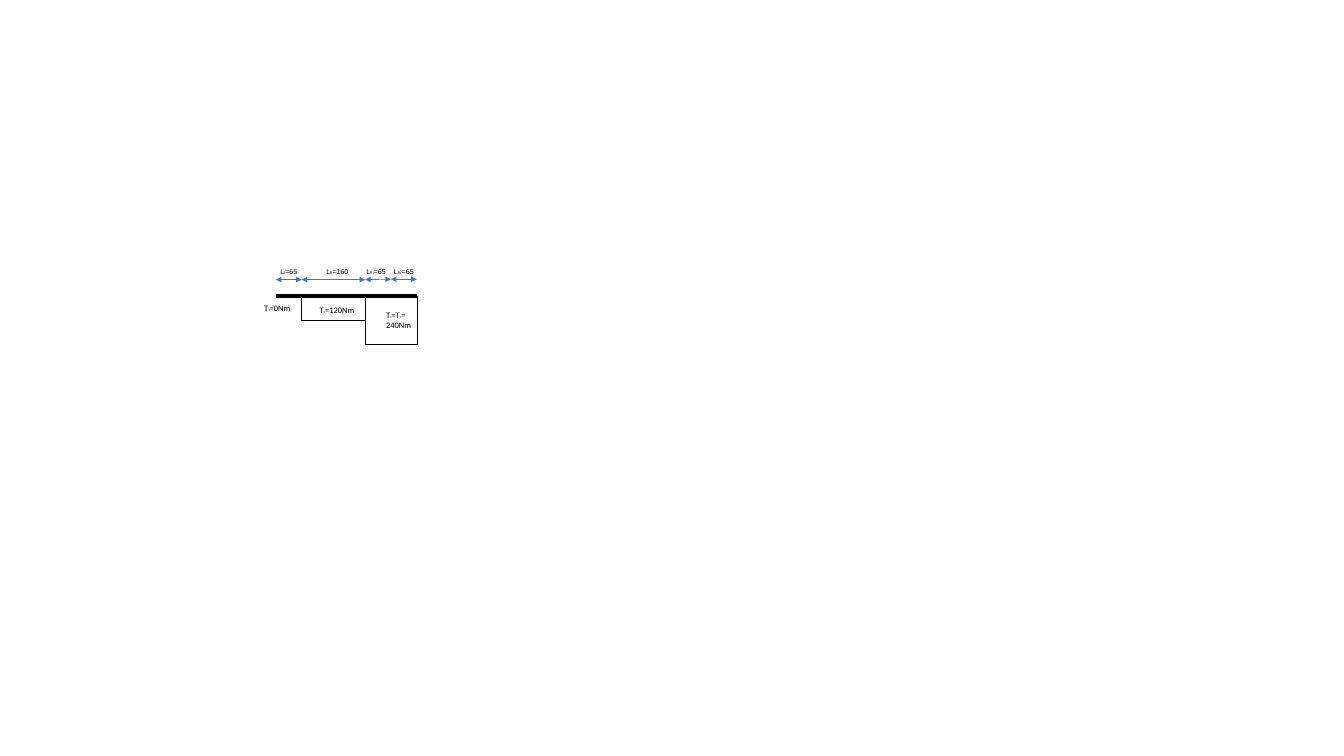
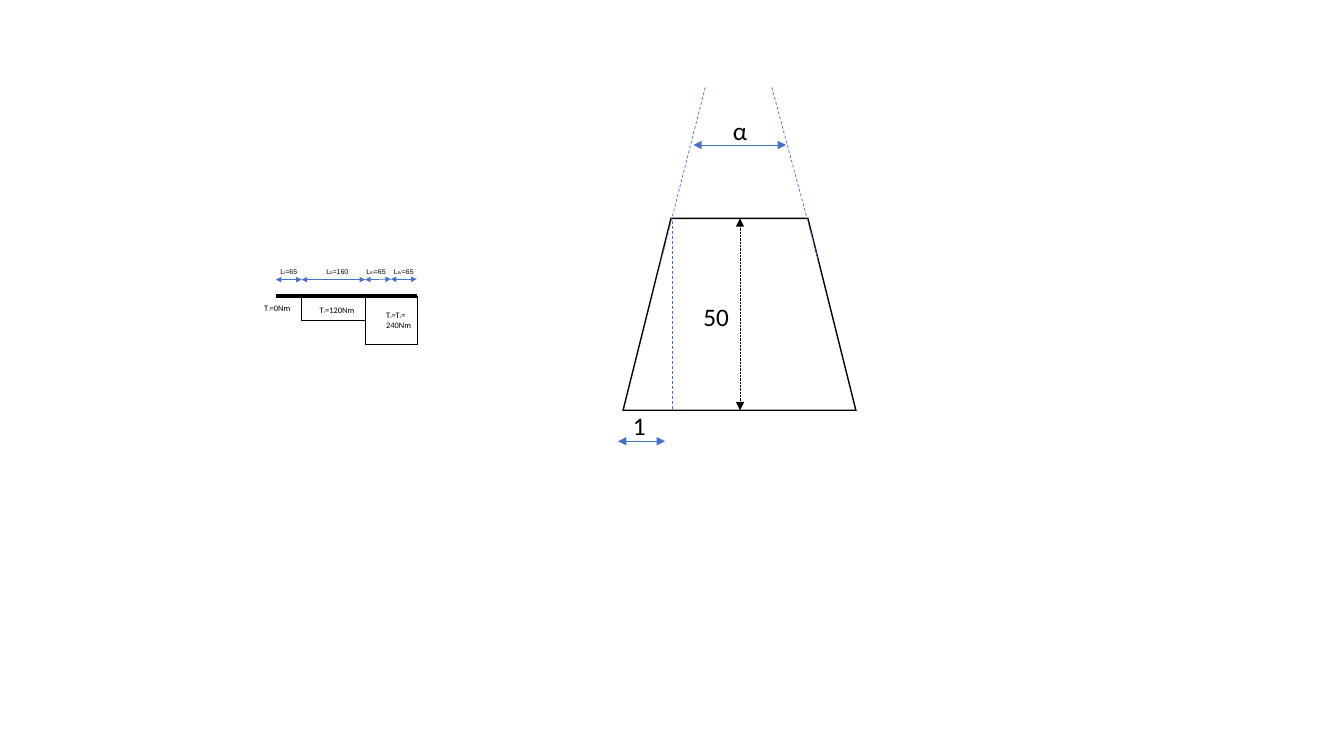
Before and after one commit to MattdewT/KE4, a slide deck: slide 5 of Grafiken.pptx. Drawn at 1344x756 pixels with LibreOffice and Linux fonts; fonts in the diff are those of the drawing. Boxes give left, top, right and bottom in pixels: in the first picture for what was removed or moved away, otherwise in the second. Text is boxed around its words. In the diff, an @@ line names an element or a change of style, - is before the commit and + after.

```diff
--- a/Grafiken.pptx
+++ b/Grafiken.pptx
@@ line added from (706, 88) to (660, 265), #4472C4 0.5 pt dashed @@
@@ line added from (772, 88) to (818, 258), #4472C4 0.5 pt dashed @@
@@ double arrow added from (694, 145) to (786, 145), #4472C4 0.5 pt @@
@@ text added at (x1=733, y1=127, x2=747, y2=146), 18 pt, text #000000 @@
+α
@@ trapezoid added at (x1=623, y1=219, x2=856, y2=410), fill #FFFFFF, outline #000000 1 pt @@
@@ line added from (673, 221) to (673, 410), #4472C4 0.5 pt dashed @@
@@ double arrow added from (740, 219) to (740, 410), #000000 0.5 pt dashed @@
@@ text added at (x1=703, y1=309, x2=729, y2=326), 18 pt, text #000000 @@
+50
@@ text added at (x1=633, y1=418, x2=646, y2=442), 18 pt, text #000000 @@
+1
@@ double arrow added from (618, 442) to (665, 442), #4472C4 0.5 pt @@
```
Also in this commit, not shown: 1 other file.
